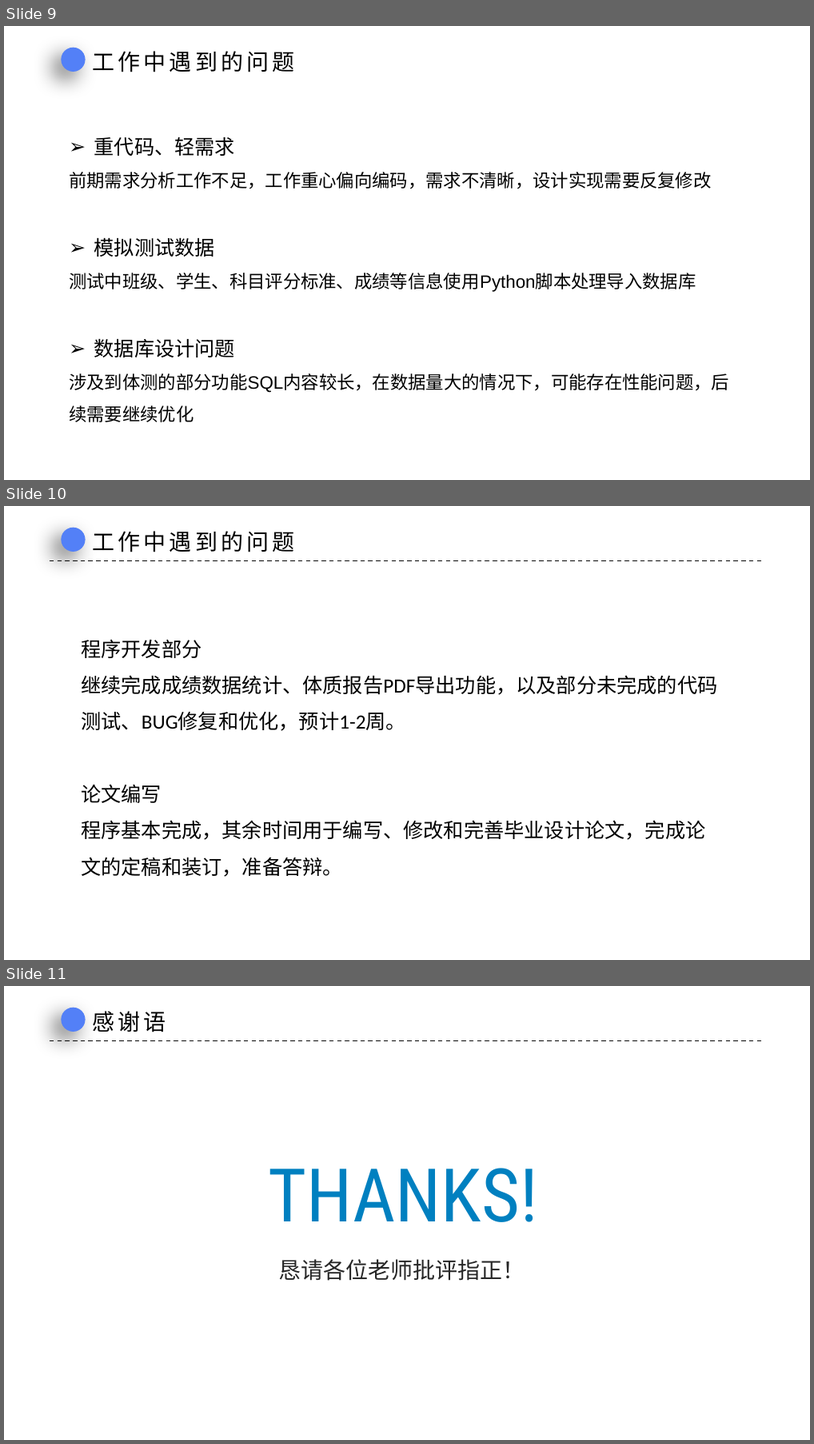
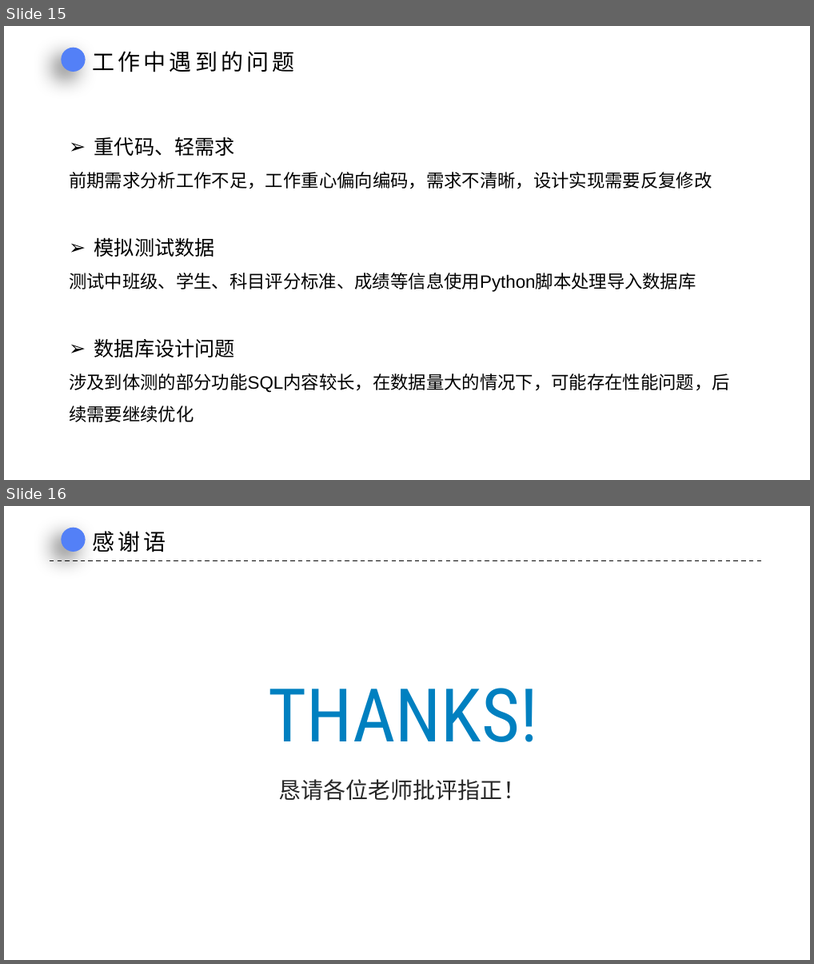
Before and after one commit to rufeng-h/healthman, a slide deck: docs/中期答辩.pptx. Shown one above the other, each under a label of ours: slides 9, 10 and 11 before the commit, slides 15 and 16 after it. The pictures are 814x1444 and 814x964 pixels, drawn with LibreOffice and Linux fonts; fonts in the diff are those of the drawing; background and template pictures are left out. Boxes give left, top, right and bottom in pixels: in the first picture for what was removed or moved away, otherwise in the second. Text is boxed around its words. In the diff, an @@ line names an element or a change of style, - is before the commit and + after.

```diff
--- a/docs/中期答辩.pptx
+++ b/docs/中期答辩.pptx
@@ slide 10 removed at bbox=[4, 506, 810, 960], background picture (left out) @@
@@ ellipse removed at bbox=[62, 527, 86, 551] @@
@@ text removed at bbox=[92, 531, 295, 552] @@
-工作中遇到的问题
@@ line removed from (49, 561) to (766, 561) @@
@@ text removed at bbox=[81, 640, 718, 876] @@
-程序开发部分
-继续完成成绩数据统计、体质报告PDF导出功能，以及部分未完成的代码测试、BUG修复和优化，预计1-2周。
-论文编写
-程序基本完成，其余时间用于编写、修改和完善毕业设计论文，完成论文的定稿和装订，准备答辩。
@@ what was slide 9 is now slide 15 @@
@@ what was slide 11 is now slide 16 @@
```
Also in this commit, not shown: 3 slides changed, 8 slides added, 2 other slides removed, 15 other files.
